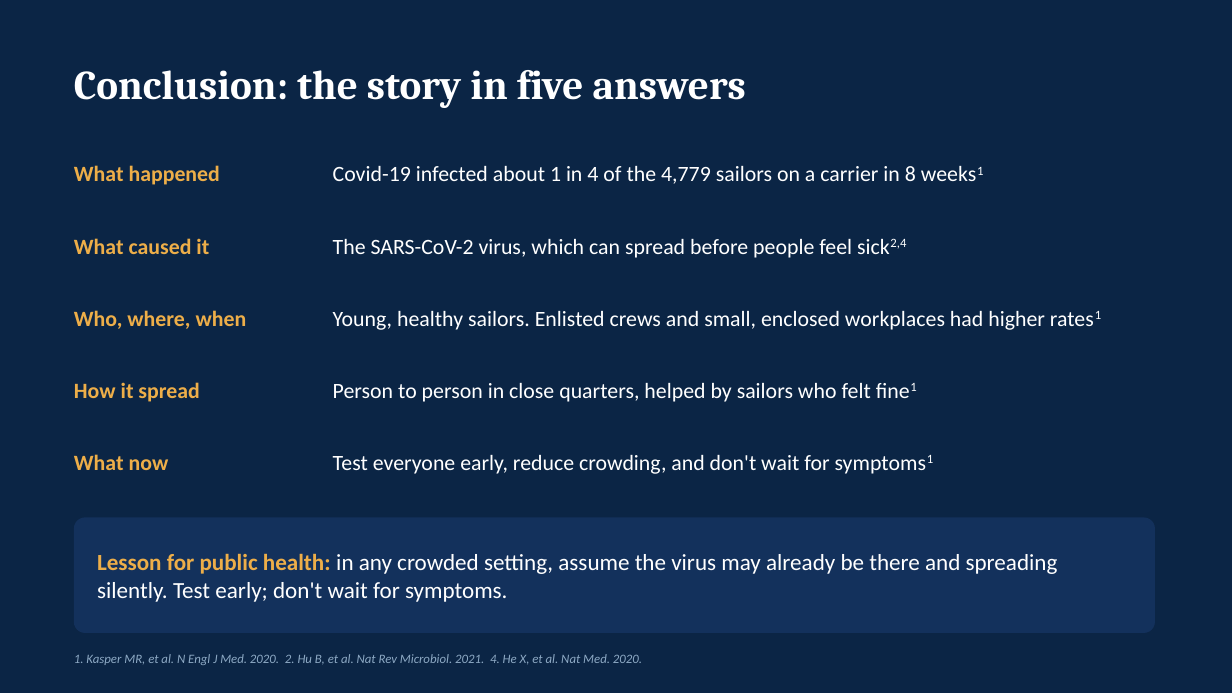
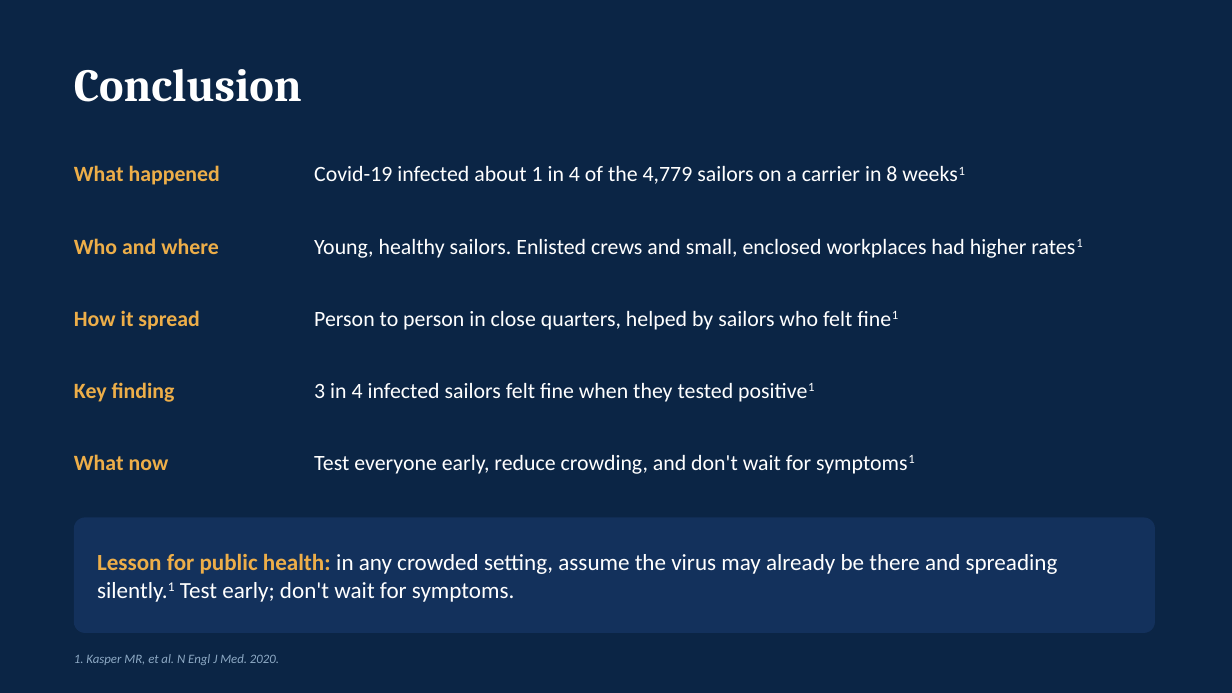
Before and after one commit to adebowa96/Research, a slide deck: slide 19 of Outbreak_of_the_Day/Covid19_Aircraft_Carrier_Outbreak.pptx (slide 20 before the commit). Drawn at 1232x693 pixels with LibreOffice and Linux fonts; fonts in the diff are those of the drawing. Boxes give left, top, right and bottom in pixels: in the first picture for what was removed or moved away, otherwise in the second. Text is boxed around its words. In the diff, an @@ line names an element or a change of style, - is before the commit and + after.

```diff
--- a/Outbreak_of_the_Day/Covid19_Aircraft_Carrier_Outbreak.pptx
+++ b/Outbreak_of_the_Day/Covid19_Aircraft_Carrier_Outbreak.pptx
@@ text at bbox=[74, 69, 302, 102]: text changed; size 32 to 36 pt @@
-Conclusion: the story in five answers
+Conclusion
@@ text "Covid-19 infected about 1 in ...": place and size @@
-text "Covid-19 infected about 1 in ..." at bbox=[333, 166, 916, 184]
+text "Covid-19 infected about 1 in ..." at bbox=[314, 166, 897, 184]
@@ text at bbox=[74, 238, 218, 254]: text changed @@
-What caused it
+Who and where
@@ text "Young, healthy sailors. Enlisted crews ...": place and size @@
-text "Young, healthy sailors. Enlisted crews ..." at bbox=[333, 311, 1045, 330]
+text "Young, healthy sailors. Enlisted crews ..." at bbox=[314, 239, 1027, 258]
@@ text removed at bbox=[333, 238, 906, 258] @@
-The SARS-CoV-2 virus, which can spread before people feel sick2,4
@@ text "How it spread": place and size @@
-text "How it spread" at bbox=[74, 382, 199, 402]
+text "How it spread" at bbox=[74, 310, 199, 330]
@@ text removed at bbox=[74, 310, 247, 329] @@
-Who, where, when
@@ text added at bbox=[314, 311, 852, 330], 17 pt, text #FFFFFF @@
+Person to person in close quarters, helped by sailors who felt fine1
@@ text added at bbox=[74, 382, 175, 402], 17 pt, text #EDAE49, bold @@
+Key finding
@@ text at bbox=[314, 383, 734, 402]: text changed @@
-Person to person in close quarters, helped by sailors who felt fine1
+3 in 4 infected sailors felt fine when they tested positive1
@@ text "Test everyone early, reduce crowding, ...": place and size @@
-text "Test everyone early, reduce crowding, ..." at bbox=[333, 455, 829, 474]
+text "Test everyone early, reduce crowding, ..." at bbox=[314, 455, 811, 474]
@@ text at bbox=[97, 553, 1058, 602]: text changed @@
-Lesson for public health: in any crowded setting, assume the virus may already be there and spreading silently. Test early; don't wait for symptoms.
+Lesson for public health: in any crowded setting, assume the virus may already be there and spreading silently.1 Test early; don't wait for symptoms.
@@ text at bbox=[74, 654, 279, 665]: text changed @@
-1. Kasper MR, et al. N Engl J Med. 2020. 2. Hu B, et al. Nat Rev Microbiol. 2021. 4. He X, et al. Nat Med. 2020.
+1. Kasper MR, et al. N Engl J Med. 2020.
```
Also in this commit, not shown: 12 other slides changed, 6 slides added, 7 slides removed.
